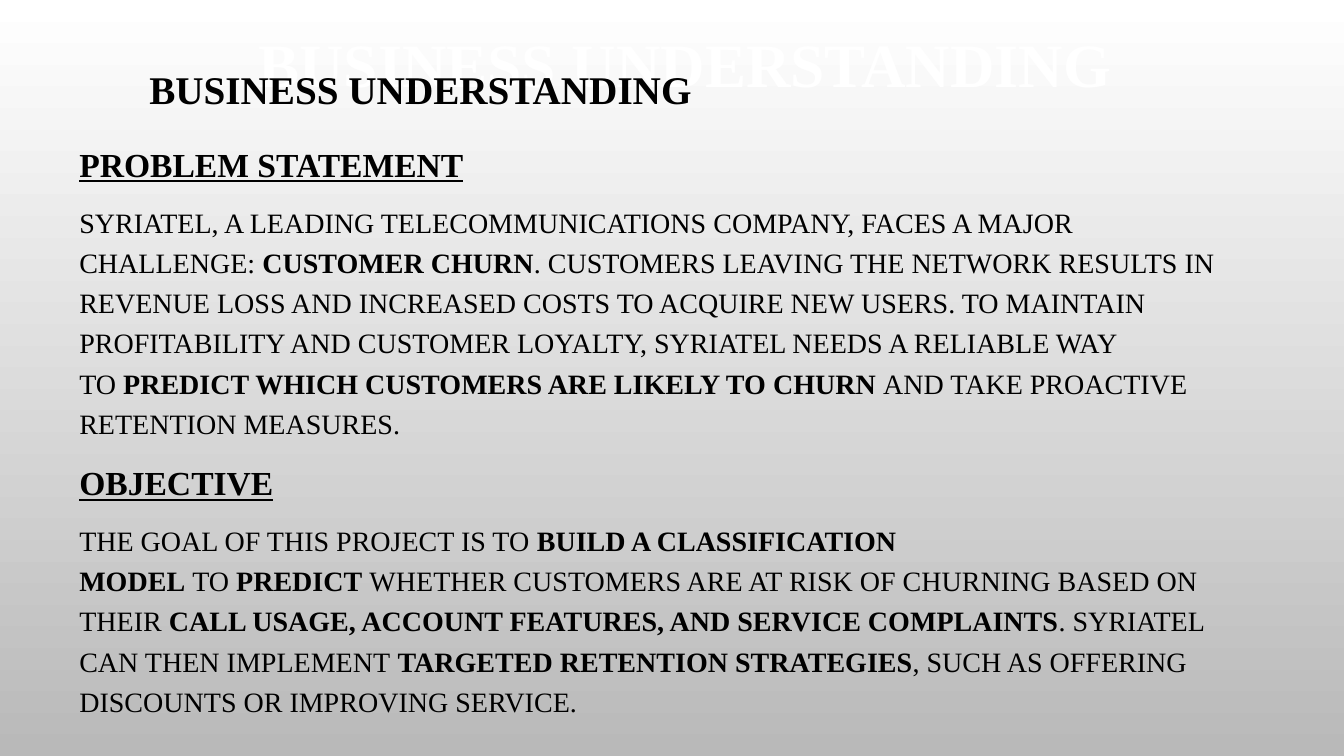
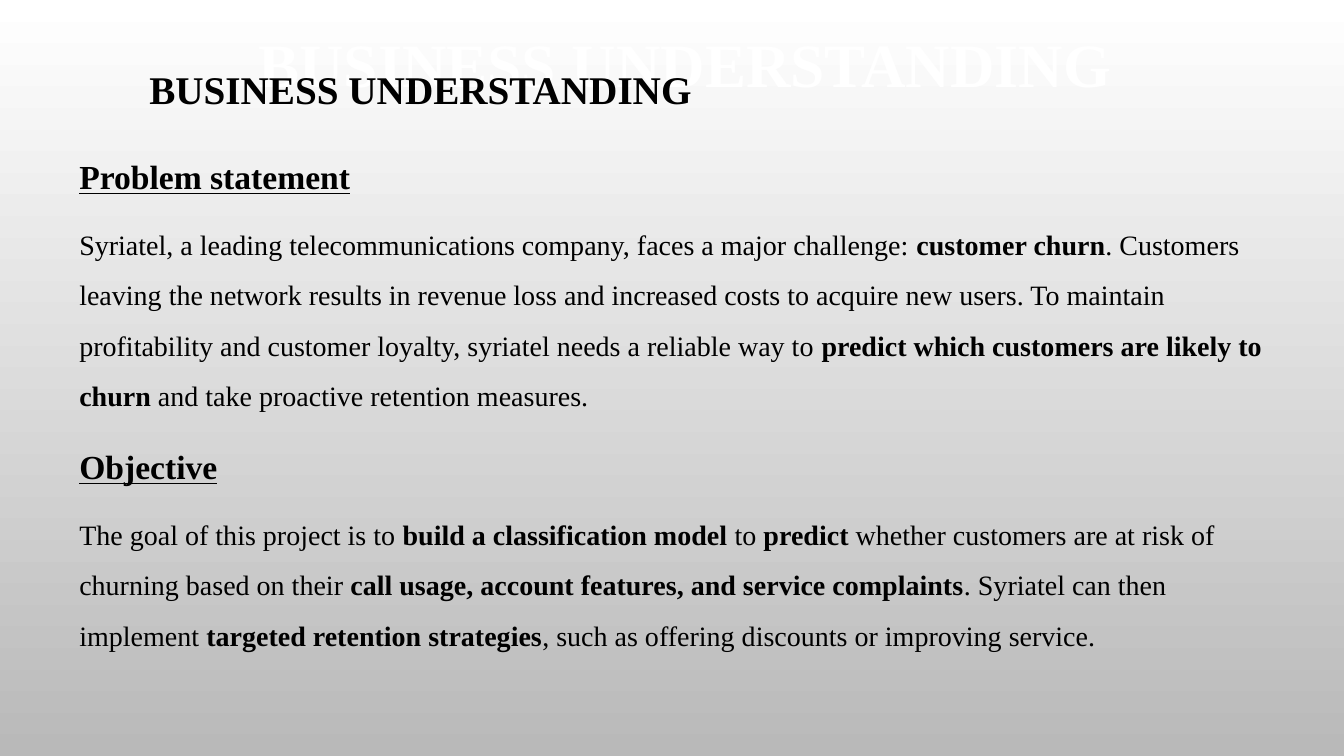
Before and after one commit to Maiya-Abdullahi/SyriaTel-Customer-Churn-Prediction, a slide deck: slide 2 of PowerPoint.pptx. Drawn at 1344x756 pixels with LibreOffice and Linux fonts; fonts in the diff are those of the drawing; background and template pictures are left out. Boxes give left, top, right and bottom in pixels: in the first picture for what was removed or moved away, otherwise in the second. Text is boxed around its words. In the diff, an @@ line names an element or a change of style, - is before the commit and + after.

```diff
--- a/PowerPoint.pptx
+++ b/PowerPoint.pptx
@@ text at (x1=79, y1=165, x2=1261, y2=651): text changed @@
-PROBLEM STATEMENT
-SYRIATEL, A LEADING TELECOMMUNICATIONS COMPANY, FACES A MAJOR CHALLENGE: CUSTOMER CHURN. CUSTOMERS LEAVING THE NETWORK RESULTS IN REVENUE LOSS AND INCREASED COSTS TO ACQUIRE NEW USERS. TO MAINTAIN PROFITABILITY AND CUSTOMER LOYALTY, SYRIATEL NEEDS A RELIABLE WAY TO PREDICT WHICH CUSTOMERS ARE LIKELY TO CHURN AND TAKE PROACTIVE RETENTION MEASURES.
-OBJECTIVE
-THE GOAL OF THIS PROJECT IS TO BUILD A CLASSIFICATION MODEL TO PREDICT WHETHER CUSTOMERS ARE AT RISK OF CHURNING BASED ON THEIR CALL USAGE, ACCOUNT FEATURES, AND SERVICE COMPLAINTS. SYRIATEL CAN THEN IMPLEMENT TARGETED RETENTION STRATEGIES, SUCH AS OFFERING DISCOUNTS OR IMPROVING SERVICE.
+Problem statement
+Syriatel, a leading telecommunications company, faces a major challenge: customer churn. Customers leaving the network results in revenue loss and increased costs to acquire new users. To maintain profitability and customer loyalty, syriatel needs a reliable way to predict which customers are likely to churn and take proactive retention measures.
+Objective
+The goal of this project is to build a classification model to predict whether customers are at risk of churning based on their call usage, account features, and service complaints. Syriatel can then implement targeted retention strategies, such as offering discounts or improving service.
```
Also in this commit, not shown: 12 other slides changed.
